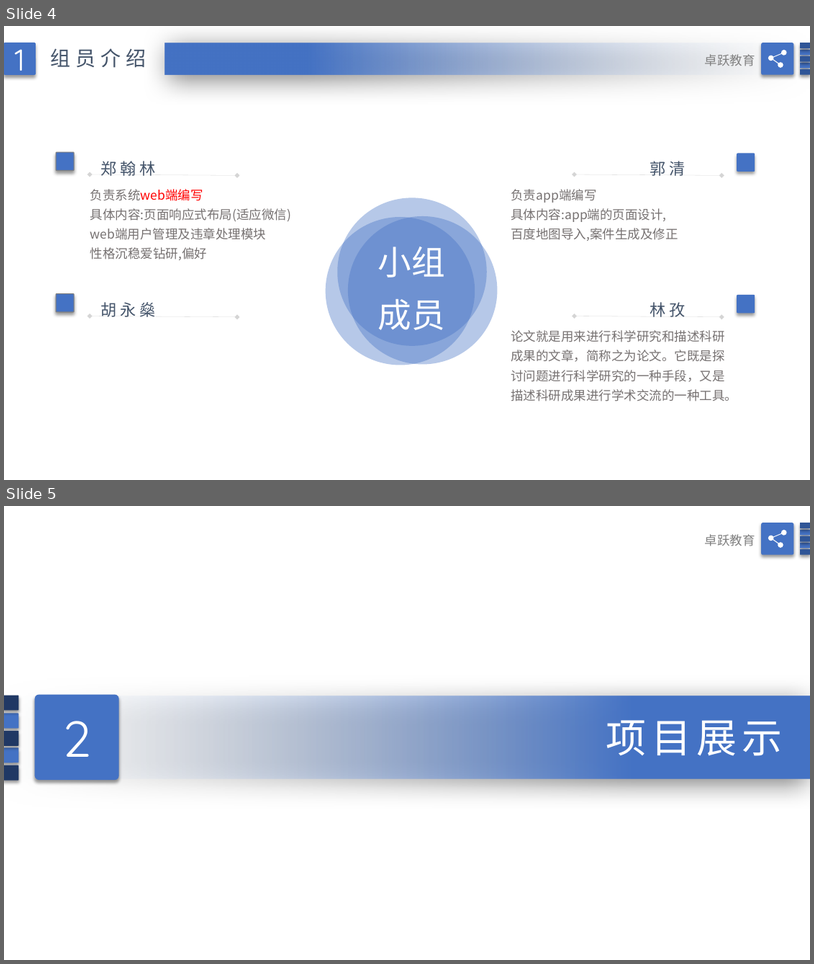
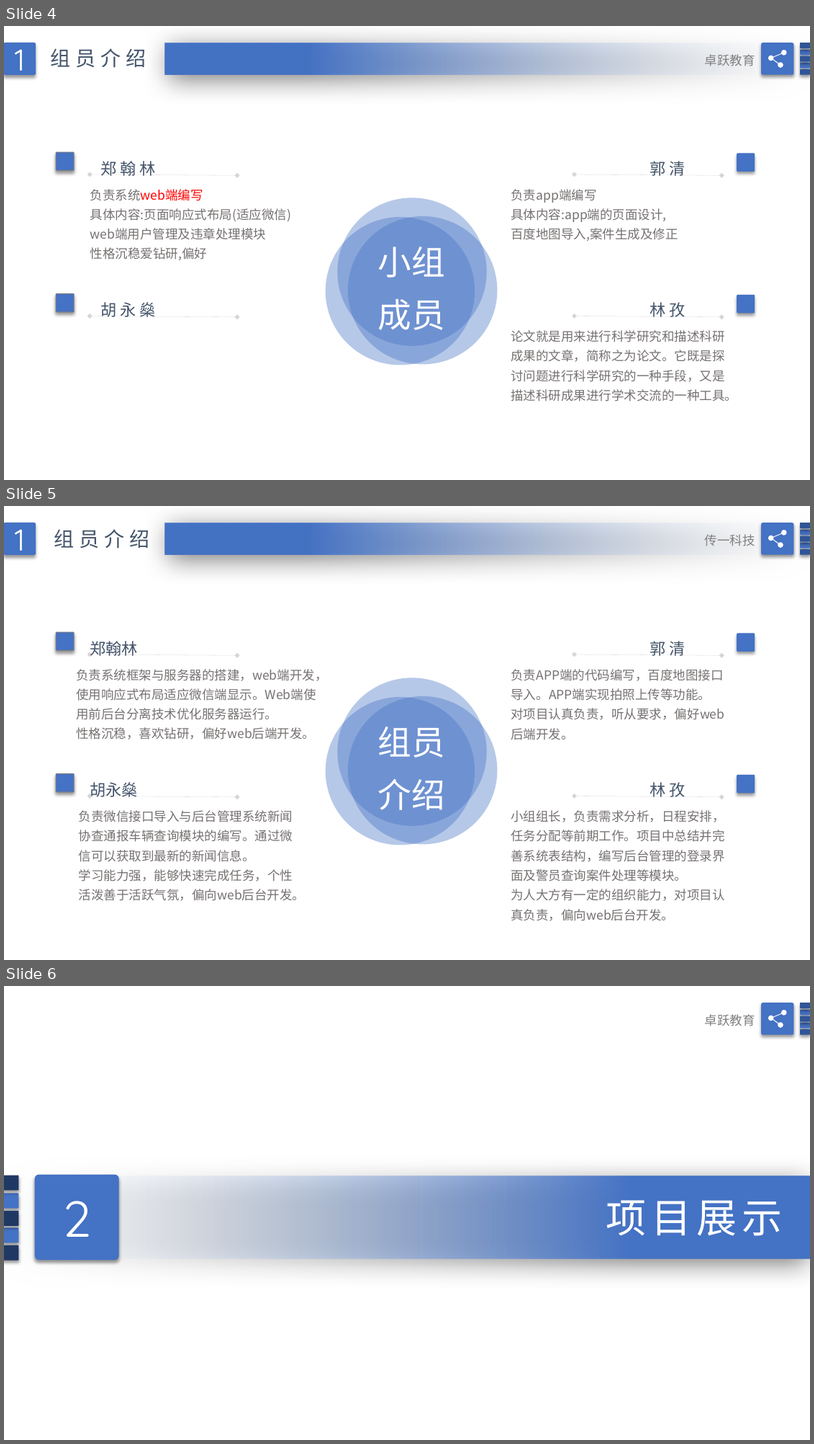
Before and after one commit to TestingTestings/Project_4, a slide deck: doc/简洁蓝色毕业论文答辩PPT模版.pptx. Shown one above the other, each under a label of ours: slides 4 and 5 before the commit, slides 4, 5 and 6 after it. The pictures are 814x964 and 814x1444 pixels, drawn with LibreOffice and Linux fonts; fonts in the diff are those of the drawing; background and template pictures are left out. Boxes give left, top, right and bottom in pixels: in the first picture for what was removed or moved away, otherwise in the second. Text is boxed around its words. In the diff, an @@ line names an element or a change of style, - is before the commit and + after.

```diff
--- a/doc/简洁蓝色毕业论文答辩PPT模版.pptx
+++ b/doc/简洁蓝色毕业论文答辩PPT模版.pptx
@@ slide 5 added at [4, 506, 810, 960], background picture (left out) @@
@@ rounded rectangle added at [4, 523, 36, 555], fill #4472C4, 36 pt, text #FFFFFF @@
+1
@@ rectangle added at [165, 523, 810, 555], fill gradient #F7FAFD to #4472C4 @@
@@ text added at [54, 529, 149, 548], 24 pt, text #44546A @@
+组员介绍
@@ text added at [705, 534, 756, 546], 15 pt, text #808080 @@
+传一科技
@@ group added at [761, 523, 810, 555]: 6 rounded rectangles, 1 freeform shape @@
@@ rounded rectangle added at [56, 632, 74, 650], fill #4472C4, outline #7F7F7F 1 pt @@
@@ rounded rectangle added at [737, 633, 756, 651], fill #4472C4 @@
@@ text added at [90, 641, 137, 656], 19 pt, text #44546A @@
+郑翰林
@@ double arrow added from (90, 654) to (237, 656), #808080 0.25 pt @@
@@ double arrow added from (575, 654) to (722, 656), #808080 0.25 pt @@
@@ text added at [651, 641, 686, 656], 19 pt, text #44546A @@
+郭 清
@@ text added at [76, 669, 327, 739], 15 pt, text #767171 @@
+负责系统框架与服务器的搭建，web端开发，使用响应式布局适应微信端显示。Web端使用前后台分离技术优化服务器运行。
+性格沉稳，喜欢钻研，偏好web后端开发。
@@ ellipse added at [337, 678, 486, 826], fill #4472C4 at 39% opacity @@
@@ text added at [512, 669, 725, 740], 15 pt, text #767171 @@
+负责APP端的代码编写，百度地图接口导入。APP端实现拍照上传等功能。
+对项目认真负责，听从要求，偏好web后端开发。
@@ ellipse added at [326, 697, 476, 845], fill #4472C4 at 39% opacity @@
@@ ellipse added at [348, 696, 498, 844], fill #4472C4 at 39% opacity @@
@@ text added at [378, 726, 445, 810], 40 pt, text #FFFFFF @@
+组员
+介绍
@@ rounded rectangle added at [56, 773, 74, 792], fill #4472C4, outline #7F7F7F 1 pt @@
@@ text added at [90, 782, 137, 798], 19 pt, text #44546A @@
+胡永燊
@@ text added at [650, 782, 685, 797], 19 pt, text #44546A @@
+林 孜
@@ rounded rectangle added at [737, 775, 756, 793], fill #4472C4 @@
@@ double arrow added from (90, 795) to (237, 797), #808080 0.25 pt @@
@@ double arrow added from (575, 795) to (722, 797), #808080 0.25 pt @@
@@ text added at [79, 810, 305, 901], 15 pt, text #767171 @@
+负责微信接口导入与后台管理系统新闻协查通报车辆查询模块的编写。通过微信可以获取到最新的新闻信息。
+学习能力强，能够快速完成任务，个性活泼善于活跃气氛，偏向web后台开发。
@@ text added at [512, 810, 725, 921], 15 pt, text #767171 @@
+小组组长，负责需求分析，日程安排，任务分配等前期工作。项目中总结并完善系统表结构，编写后台管理的登录界面及警员查询案件处理等模块。
+为人大方有一定的组织能力，对项目认真负责，偏向web后台开发。
@@ what was slide 5 is now slide 6 @@
```
Also in this commit, not shown: 9 slides changed, 3 other slides added, 5 slides removed.
